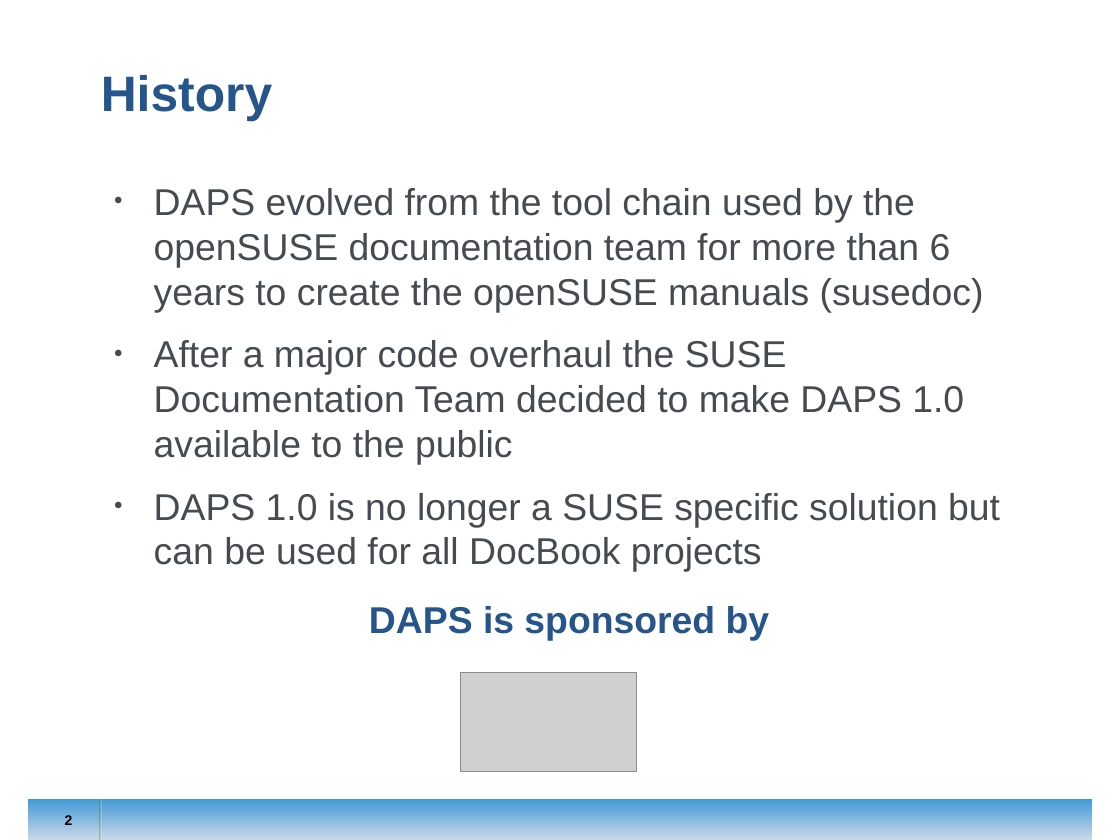
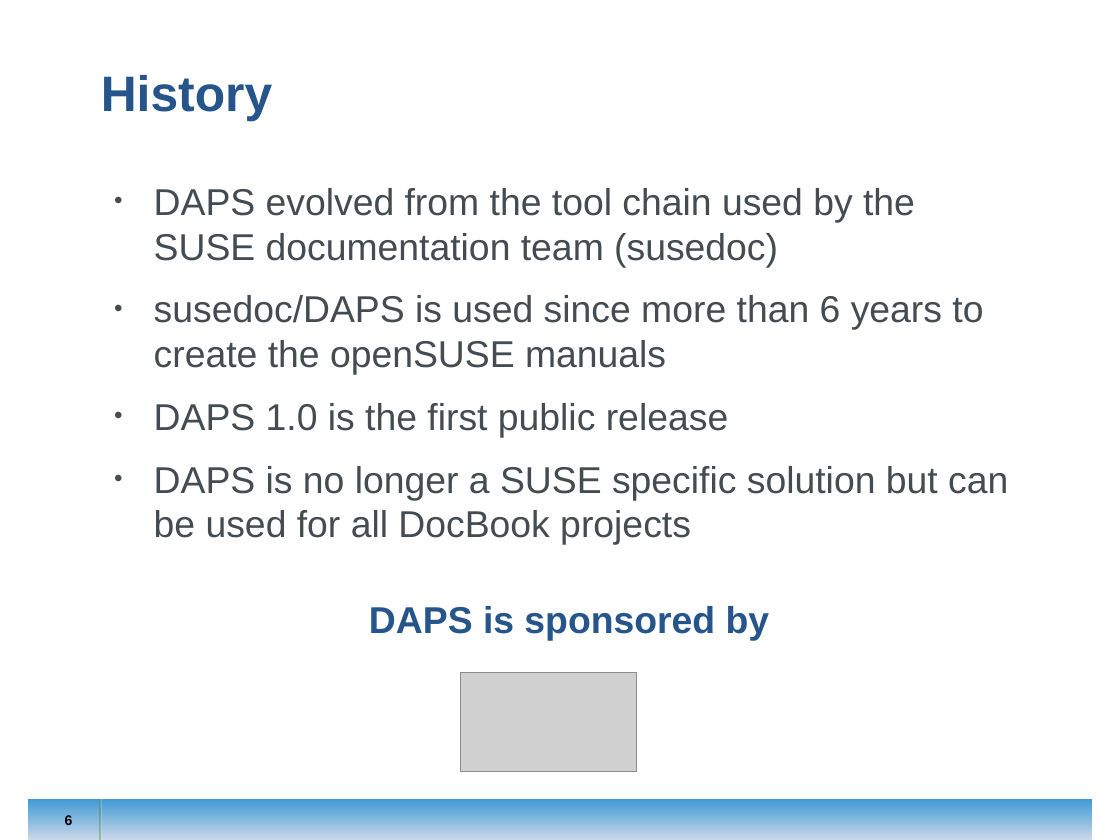
Before and after one commit to openSUSE/daps, a slide deck: slide 6 of doc/presentation/daps_linuxtag_2012.odp (slide 2 before the commit). Drawn at 1120x840 pixels with LibreOffice and Linux fonts; fonts in the diff are those of the drawing; grey boxes stand for pictures; background and template pictures are left out. Boxes give left, top, right and bottom in pixels: in the first picture for what was removed or moved away, otherwise in the second. Text is boxed around its words. In the diff, an @@ line names an element or a change of style, - is before the commit and + after.

```diff
--- a/doc/presentation/daps_linuxtag_2012.odp
+++ b/doc/presentation/daps_linuxtag_2012.odp
@@ text at <box>154,188,1008,545</box>: text changed @@
-• DAPS evolved from the tool chain used by the openSUSE documentation team for more than 6 years to create the openSUSE manuals (susedoc)
-• After a major code overhaul the SUSE Documentation Team decided to make DAPS 1.0 available to the public
-• DAPS 1.0 is no longer a SUSE specific solution but can be used for all DocBook projects
+• DAPS evolved from the tool chain used by the SUSE documentation team (susedoc)
+• susedoc/DAPS is used since more than 6 years to create the openSUSE manuals
+• DAPS 1.0 is the first public release
+• DAPS is no longer a SUSE specific solution but can be used for all DocBook projects
@@ page number at <box>65,815,73,829</box>: text changed @@
-2
+6
```
Also in this commit, not shown: 4 other slides changed, 1 slide added.
